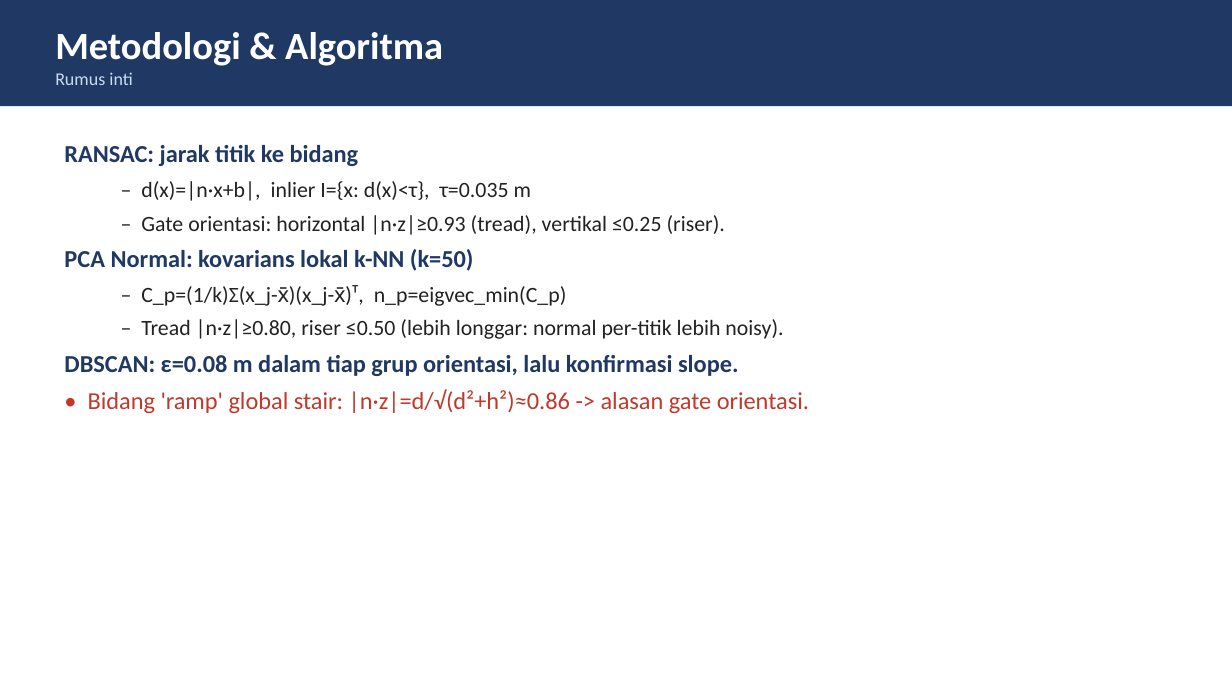
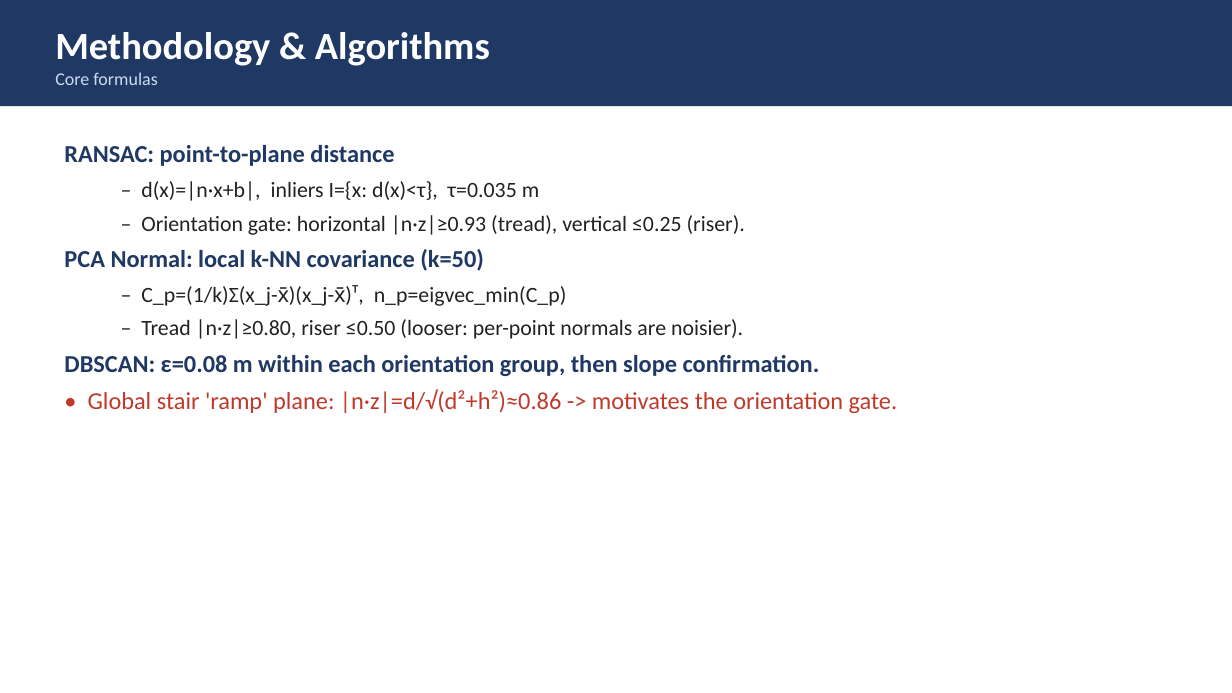
Before and after one commit to riyadh-gif/UAS-citraPraktikum-PakNando, a slide deck: slide 5 of slides/presentasi.pptx. Drawn at 1232x693 pixels with LibreOffice and Linux fonts; fonts in the diff are those of the drawing. Boxes give left, top, right and bottom in pixels: in the first picture for what was removed or moved away, otherwise in the second. Text is boxed around its words. In the diff, an @@ line names an element or a change of style, - is before the commit and + after.

```diff
--- a/slides/presentasi.pptx
+++ b/slides/presentasi.pptx
@@ text at (x1=55, y1=32, x2=490, y2=85): text changed @@
-Metodologi & Algoritma
-Rumus inti
+Methodology & Algorithms
+Core formulas
@@ text at (x1=64, y1=145, x2=745, y2=271): text changed @@
-RANSAC: jarak titik ke bidang
-  – d(x)=|n·x+b|, inlier I={x: d(x)<τ}, τ=0.035 m
-  – Gate orientasi: horizontal |n·z|≥0.93 (tread), vertikal ≤0.25 (riser).
-PCA Normal: kovarians lokal k-NN (k=50)
+RANSAC: point-to-plane distance
+  – d(x)=|n·x+b|, inliers I={x: d(x)<τ}, τ=0.035 m
+  – Orientation gate: horizontal |n·z|≥0.93 (tread), vertical ≤0.25 (riser).
+PCA Normal: local k-NN covariance (k=50)
@@ text at (x1=64, y1=319, x2=898, y2=413): text changed; text colour #222222 to #C0392B @@
-  – Tread |n·z|≥0.80, riser ≤0.50 (lebih longgar: normal per-titik lebih noisy).
-DBSCAN: ε=0.08 m dalam tiap grup orientasi, lalu konfirmasi slope.
-• Bidang 'ramp' global stair: |n·z|=d/√(d²+h²)≈0.86 -> alasan gate orientasi.
+  – Tread |n·z|≥0.80, riser ≤0.50 (looser: per-point normals are noisier).
+DBSCAN: ε=0.08 m within each orientation group, then slope confirmation.
+• Global stair 'ramp' plane: |n·z|=d/√(d²+h²)≈0.86 -> motivates the orientation gate.
```
Also in this commit, not shown: 8 other slides changed, 2 other files.
